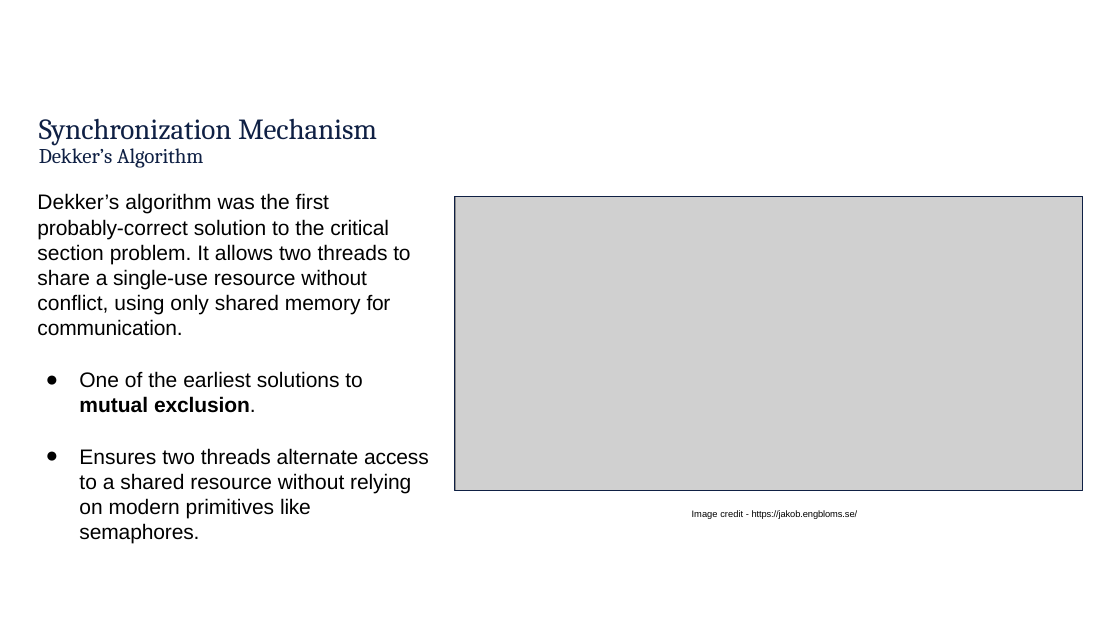
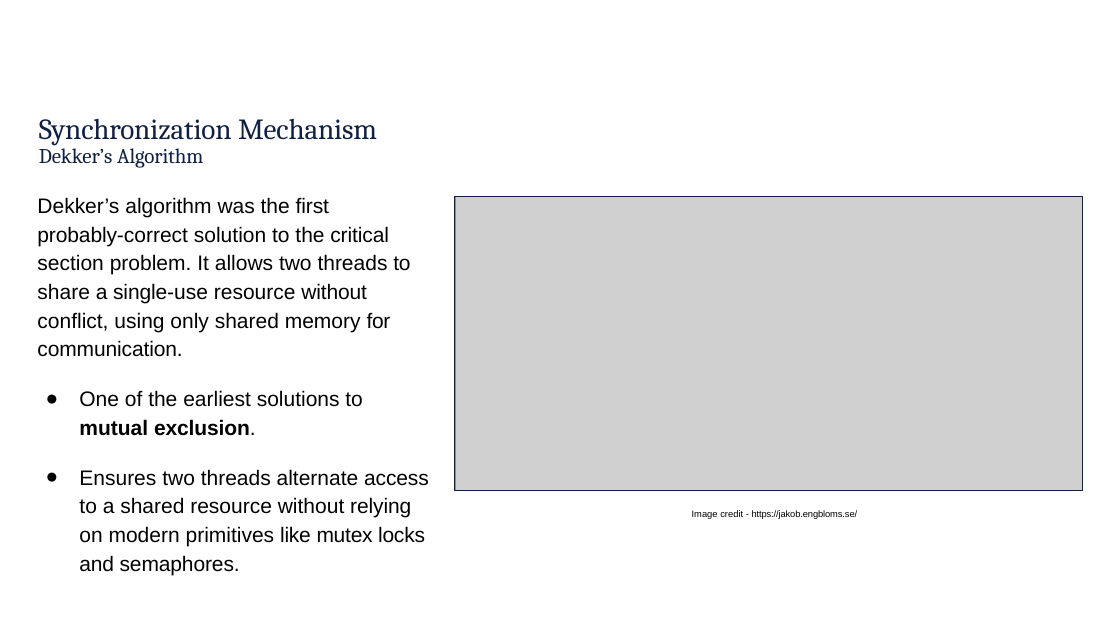
Before and after one commit to rbjohns8/CSC362-Spring-2026, a slide deck: slide 3 of Lecture Slides/19 - Thread Synchronization Mechanisms.pptx. Drawn at 1120x630 pixels with LibreOffice and Linux fonts; fonts in the diff are those of the drawing; grey boxes stand for pictures; background and template pictures are left out. Boxes give left, top, right and bottom in pixels: in the first picture for what was removed or moved away, otherwise in the second. Text is boxed around its words. In the diff, an @@ line names an element or a change of style, - is before the commit and + after.

```diff
--- a/Lecture Slides/19 - Thread Synchronization Mechanisms.pptx
+++ b/Lecture Slides/19 - Thread Synchronization Mechanisms.pptx
@@ text at (37,197,410,436): line spacing 1 to 1.14; more space between paragraphs @@
@@ text at (79,469,429,575): text changed @@
-● Ensures two threads alternate access to a shared resource without relying on modern primitives like semaphores.
+● Ensures two threads alternate access to a shared resource without relying on modern primitives like mutex locks and semaphores.
```
Also in this commit, not shown: 14 other slides changed, 1 other file.
